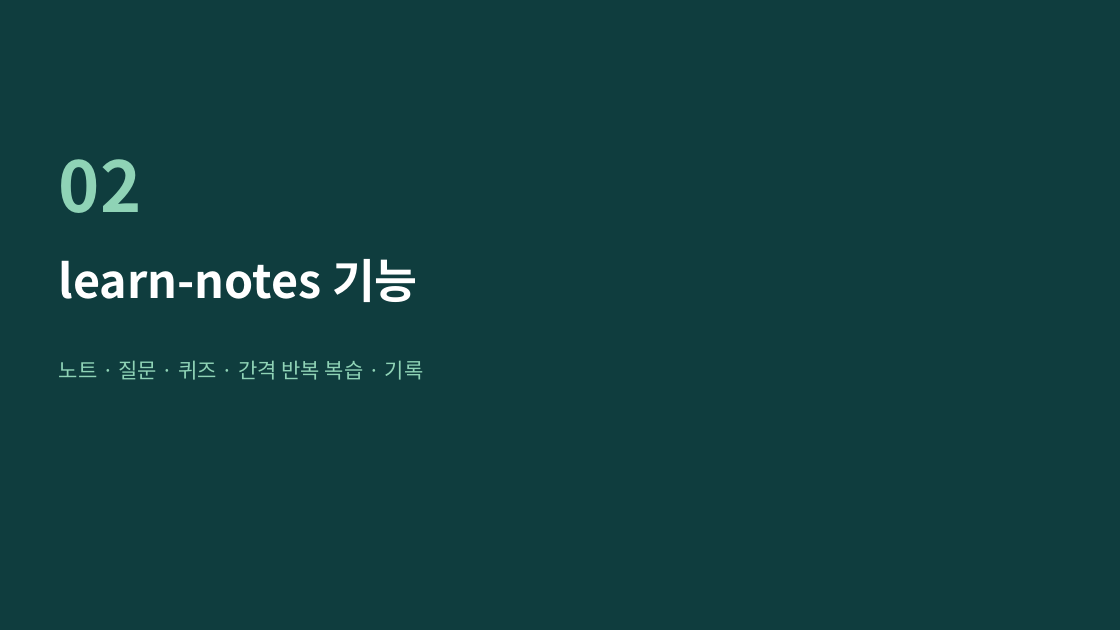
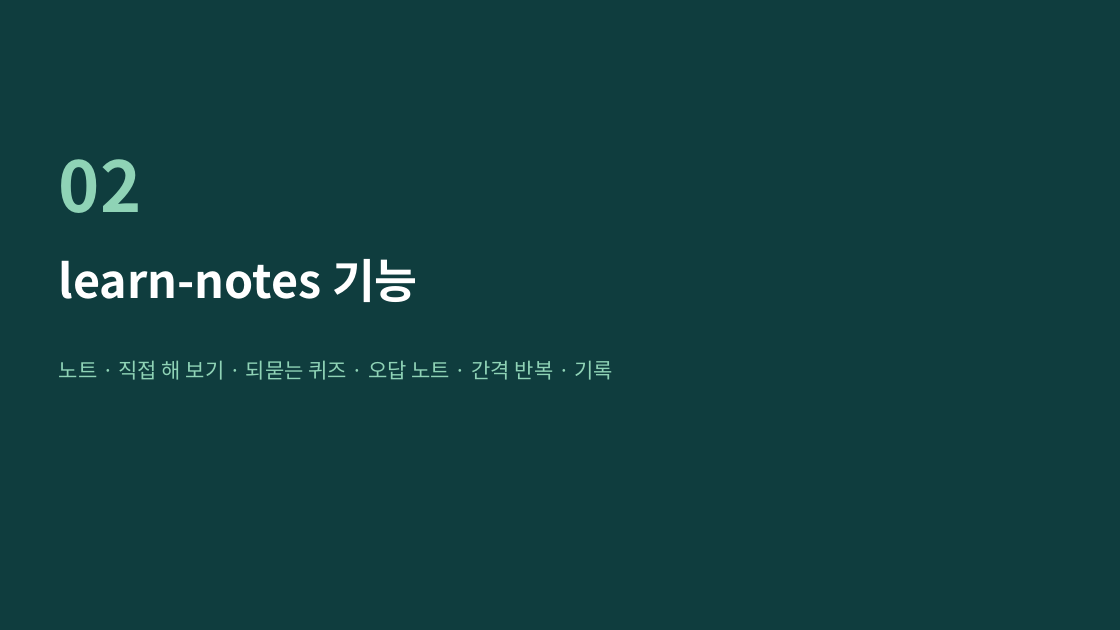
Before and after one commit to Owen-YC/learn-notes, a slide deck: slide 9 of docs/team/learn-notes-intro.pptx. Drawn at 1120x630 pixels with LibreOffice and Linux fonts; fonts in the diff are those of the drawing. Boxes give left, top, right and bottom in pixels: in the first picture for what was removed or moved away, otherwise in the second. Text is boxed around its words. In the diff, an @@ line names an element or a change of style, - is before the commit and + after.

```diff
--- a/docs/team/learn-notes-intro.pptx
+++ b/docs/team/learn-notes-intro.pptx
@@ text at (x1=59, y1=360, x2=614, y2=380): text changed @@
-노트 · 질문 · 퀴즈 · 간격 반복 복습 · 기록
+노트 · 직접 해 보기 · 되묻는 퀴즈 · 오답 노트 · 간격 반복 · 기록
```
Also in this commit, not shown: 16 other slides changed, 4 slides added, 21 other files.
